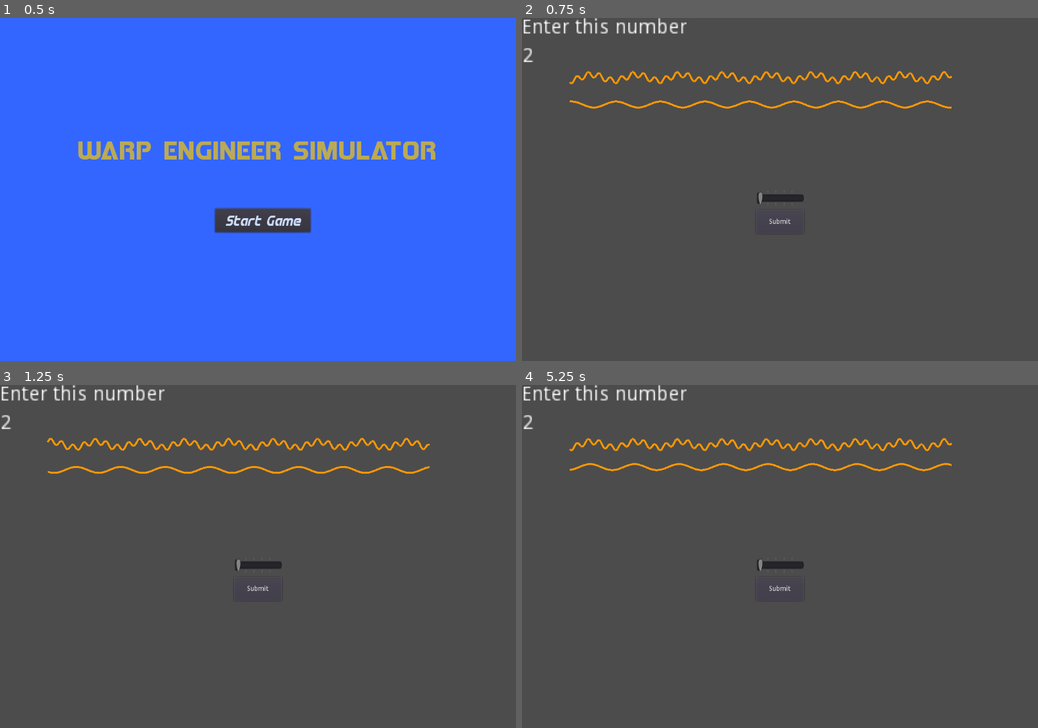
Above: before the commit, frames 1-4 (two rows, left to right).
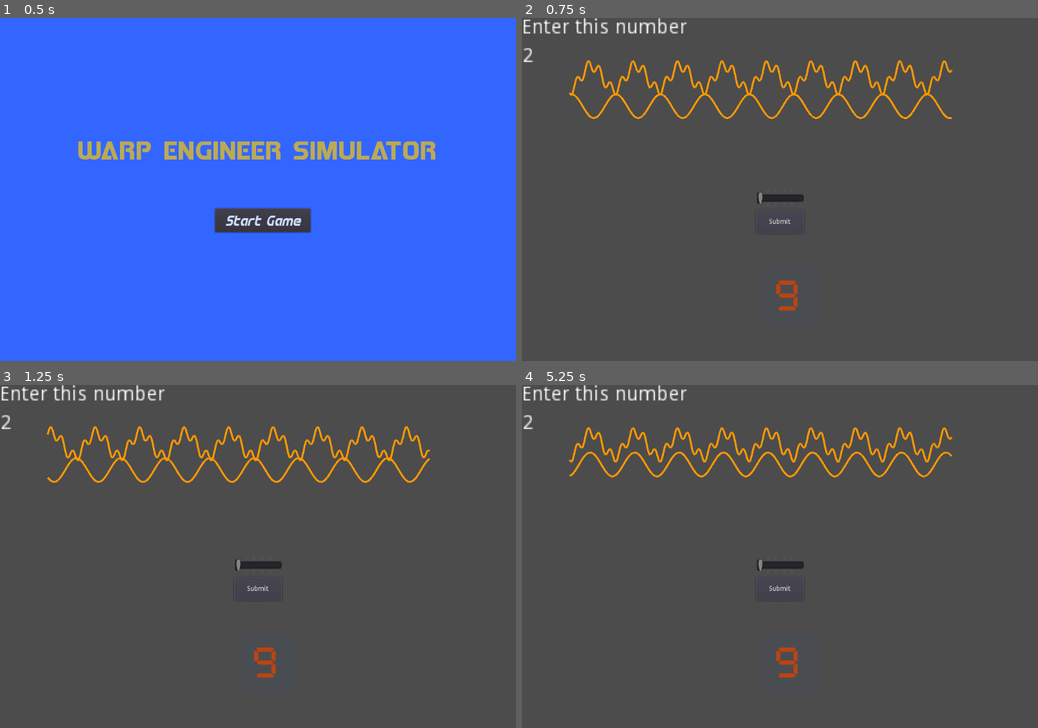
Above: after the commit, the same moments.

Repository: squiggle-at-squiggle/LDJam49
Game: Godot game, scene res://Scenes/Main.tscn
The game is run twice, just before and just after one commit, with the same random seed, the same clock (stepped at 60 frames per second) and the same inputs.
Inputs:
- Up to frame 1 (0.5 s): no input
- Up to frame 2 (0.75 s): click "Start Game" at 0.5 s
- Up to frame 3 (1.25 s): no input
- Up to frame 4 (5.25 s): click "Submit" at 1.25 s; click "Submit" at 2 s; click "Submit" at 2.75 s; tap Enter at 3.5 s; tap Space at 4.25 s; click "Start Game" at 5 s

Frame 1 is identical in both runs. In frame 2, 2.9% of the frame differs, in the area x 9-84%, y 12-86%; in frame 3, 3.0%; in frame 4, 3.0%.

Commit message:
Bobby branch (#17)
* moved SliderOne code

* fixed wigglies

* added countdown scene and started work on a countdown timer

* added a timer that doens't work

* Added timer. Game ends in a loss if time runs out.

Diff:
--- /dev/null
+++ b/Code/Countdown.gd
@@ -0,0 +1,27 @@
+extends Control
+
+signal time_up
+
+# Declare member variables here. Examples:
+
+
+# Called when the node enters the scene tree for the first time.
+func _ready():
+	pass # Replace with function body.
+
+
+# Called every frame. 'delta' is the elapsed time since the previous frame.
+func _process(delta):
+	$TimerText.text = str(floor($Countdown.time_left))
+
+func set_timer(initial_time):
+	$Countdown.wait_time = initial_time
+	$Countdown.start()
+
+
+func increase_time(increase_amount):
+	$Countdown.wait_time
+
+
+func _on_Countdown_timeout():
+	emit_signal("time_up")
--- a/Code/EngineGraph.gd
+++ b/Code/EngineGraph.gd
@@ -1,8 +1,8 @@
 extends Node2D
 
-var a = 1
+var a = 2
 var b = 0
-var c = 1
+var c = 4
 var d = 1
 var t = 0
 
--- a/Code/Main.gd
+++ b/Code/Main.gd
@@ -20,11 +20,10 @@
 	$StartScreen/Control.hide()
 	$EndScreen/Control.hide()
 	var instance = Puzzle.instance()
-	# var instance2 = puzzle.instance()
 	instance.generate_puzzle($ControlPanel/Control/SliderOne/HSlider.min_value,$ControlPanel/Control/SliderOne/HSlider.max_value)
 	add_child(instance)
 	solution1 = instance.solution
-	# add_child(instance2)
+	$Countdown.set_timer(10)
 
 
 func LoseGame():
--- /dev/null
+++ b/Scenes/Countdown.tscn
@@ -0,0 +1,40 @@
+[gd_scene load_steps=4 format=2]
+
+[ext_resource path="res://Code/Countdown.gd" type="Script" id=1]
+[ext_resource path="res://Fonts/Digital Play St.ttf" type="DynamicFontData" id=2]
+
+[sub_resource type="DynamicFont" id=1]
+size = 64
+font_data = ExtResource( 2 )
+
+[node name="Countdown" type="Control"]
+margin_right = 40.0
+margin_bottom = 40.0
+script = ExtResource( 1 )
+__meta__ = {
+"_edit_use_anchors_": false
+}
+
+[node name="ColorRect" type="ColorRect" parent="."]
+margin_right = 115.0
+margin_bottom = 120.0
+color = Color( 0.2, 0.333333, 0.466667, 0.133333 )
+__meta__ = {
+"_edit_use_anchors_": false
+}
+
+[node name="TimerText" type="Label" parent="."]
+margin_right = 102.0
+margin_bottom = 117.0
+custom_fonts/font = SubResource( 1 )
+custom_colors/font_color = Color( 0.733333, 0.266667, 0.0666667, 1 )
+text = "88"
+align = 1
+__meta__ = {
+"_edit_use_anchors_": false
+}
+
+[node name="Countdown" type="Timer" parent="."]
+one_shot = true
+
+[connection signal="timeout" from="Countdown" to="." method="_on_Countdown_timeout"]
--- a/Scenes/Main.tscn
+++ b/Scenes/Main.tscn
@@ -1,10 +1,11 @@
-[gd_scene load_steps=6 format=2]
+[gd_scene load_steps=7 format=2]
 
 [ext_resource path="res://Code/Main.gd" type="Script" id=1]
 [ext_resource path="res://Scenes/ControlPanel.tscn" type="PackedScene" id=2]
 [ext_resource path="res://Scenes/EndScreen.tscn" type="PackedScene" id=3]
 [ext_resource path="res://Scenes/StartScreen.tscn" type="PackedScene" id=4]
 [ext_resource path="res://Scenes/Puzzle.tscn" type="PackedScene" id=5]
+[ext_resource path="res://Scenes/Countdown.tscn" type="PackedScene" id=6]
 
 [node name="Main" type="Node"]
 script = ExtResource( 1 )
@@ -16,5 +17,12 @@
 
 [node name="StartScreen" parent="." instance=ExtResource( 4 )]
 
+[node name="Countdown" parent="." instance=ExtResource( 6 )]
+margin_left = 507.181
+margin_top = 523.501
+margin_right = 547.181
+margin_bottom = 563.501
+
 [connection signal="submitted" from="ControlPanel" to="." method="CheckSubmission"]
 [connection signal="start" from="StartScreen" to="." method="NewGame"]
+[connection signal="time_up" from="Countdown" to="." method="LoseGame"]
